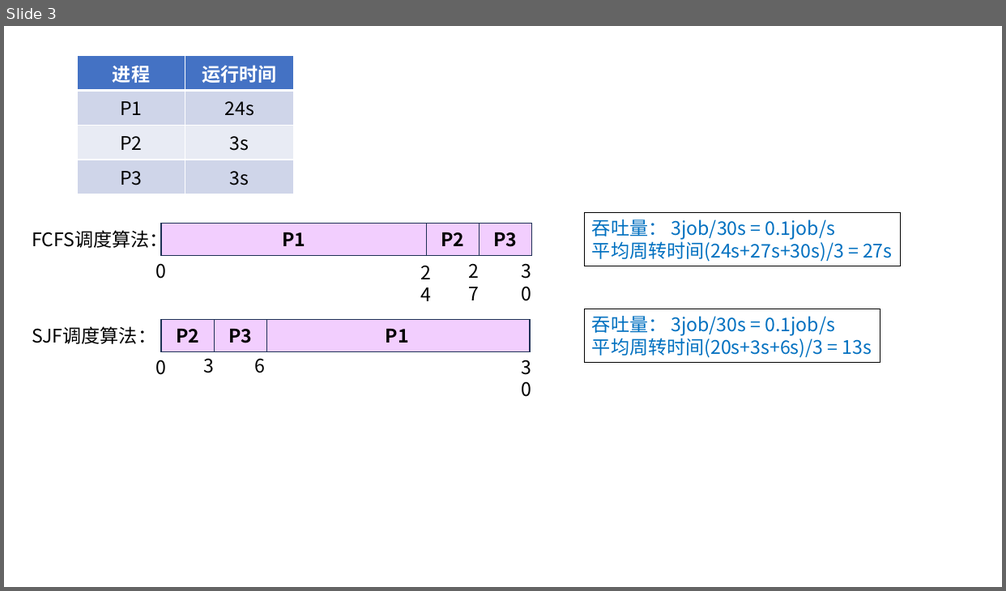
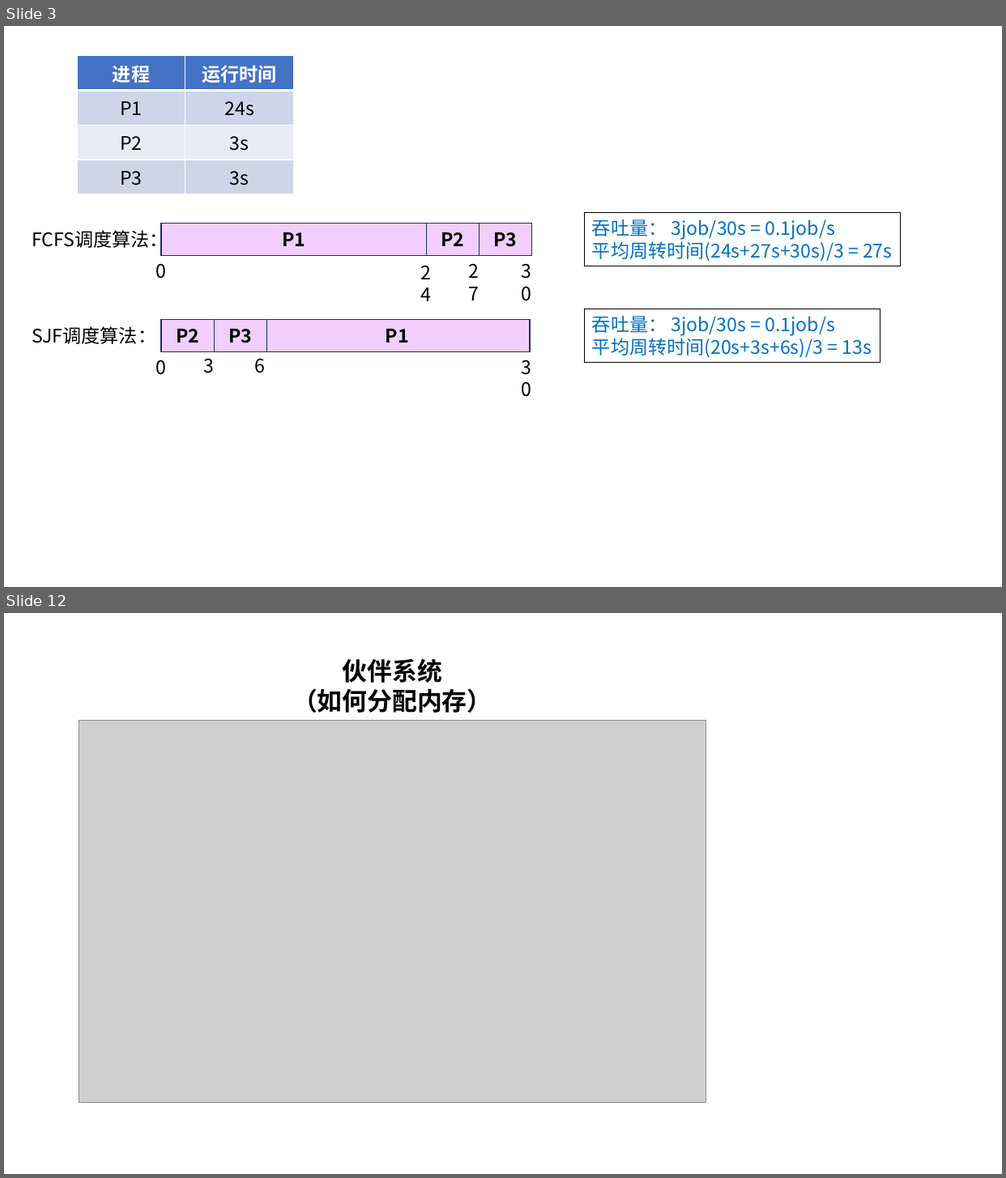
Before and after one commit to guofei9987/pictures_for_blog, a slide deck: computer/操作系统.pptx. Shown one above the other, each under a label of ours: slide 3 before the commit, slides 3 and 12 after it; the slides between them are not shown. The pictures are 1006x591 and 1006x1178 pixels, drawn with LibreOffice and Linux fonts; fonts in the diff are those of the drawing; grey boxes stand for pictures. Boxes give left, top, right and bottom in pixels: in the first picture for what was removed or moved away, otherwise in the second. Text is boxed around its words. In the diff, an @@ line names an element or a change of style, - is before the commit and + after.

```diff
--- a/computer/操作系统.pptx
+++ b/computer/操作系统.pptx
@@ slide 12 added at [4,613,1002,1174], background #FFFFFF @@
@@ text added at [292,658,492,713], 24 pt, text #000000, bold @@
+伙伴系统
+（如何分配内存）
@@ picture added at [79,720,706,1102] @@
```
Also in this commit, not shown: 1 slide changed, 13 other slides added, 1 other file.
